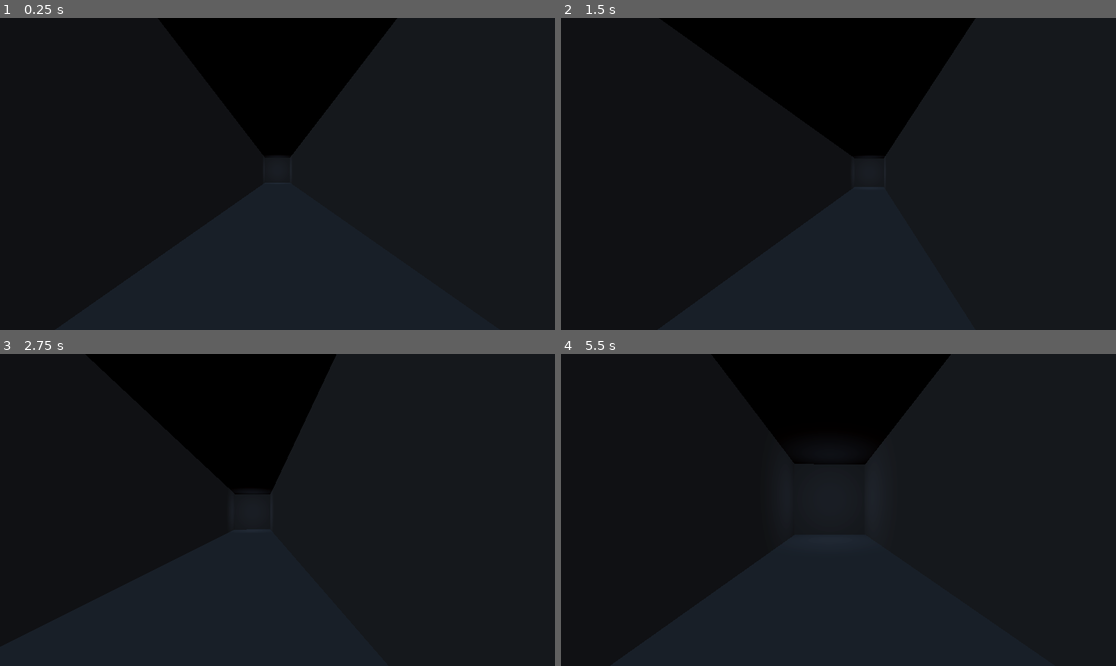
Above: before the commit, frames 1-4 (two rows, left to right).
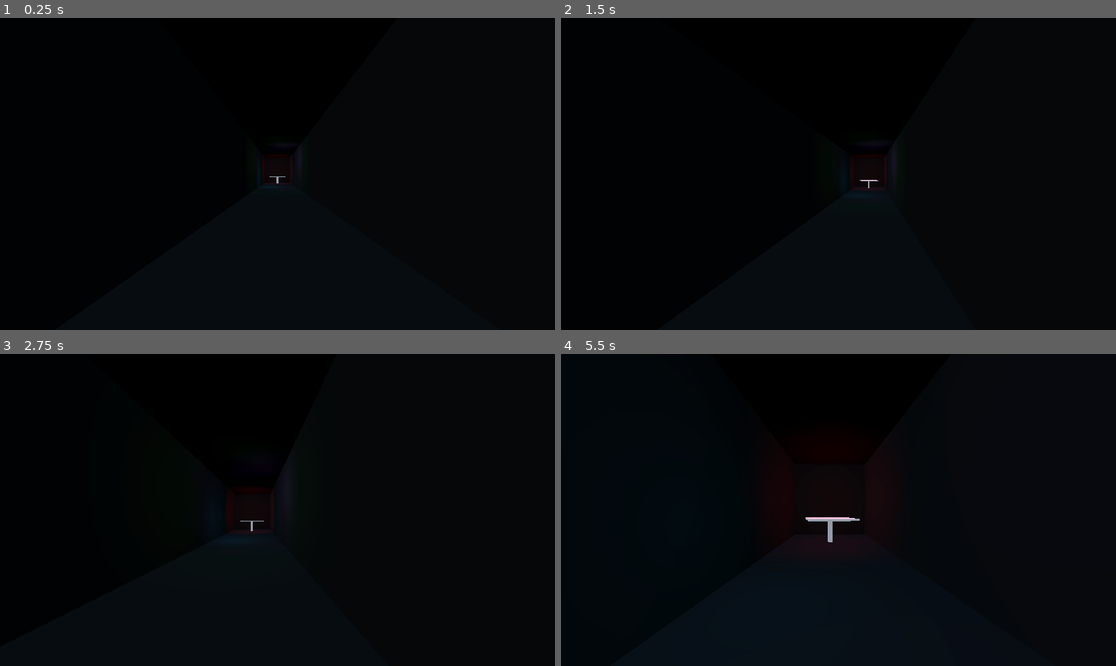
Above: after the commit, the same moments.

Repository: GriffinBaxter/No-Data-Provided
Game: Godot game, scene res://level.tscn
Same seed, same stepped clock (60 frames per second), same inputs: the game is played once before the commit and once after it. The project has no main scene, so this scene is started directly.
Inputs (mouse positions are in pixels of both pictures, inside the frame that each line leads up to):
- Up to frame 1 (0.25 s): no input
- Up to frame 2 (1.5 s): tap Enter at 0.5 s; move the mouse to (866, 174) at 0.52 s; hold W (forward) from 0.53 s (still down); tap Space (jump) at 0.77 s; move the mouse to (810, 174) at 1.27 s
- Up to frame 3 (2.75 s): keep holding W (forward); tap Space (jump) at 1.52 s; move the mouse to (288, 503) at 2.02 s
- Up to frame 4 (5.5 s): keep holding W (forward); move the mouse to (832, 516) at 2.77 s; tap Space (jump) at 3.02, 3.77, 4.52 s; move the mouse to (877, 513) at 3.52 s; move the mouse to (794, 506) at 4.27 s; move the mouse to (844, 510) at 5.02 s

The runs differ from the first frame. In frame 1, 0.1% of the frame differs, in the area x 47-53%, y 45-54%; in frame 2, 0.2%; in frame 3, 0.3%; in frame 4, 2.2%, in the area x 39-58%, y 34-64%.

Commit message:
Add table and more lights

Diff:
--- a/Materials/dark.tres
+++ b/Materials/dark.tres
@@ -1,7 +1,7 @@
 [gd_resource type="StandardMaterial3D" format=3 uid="uid://d35dbj777xdx3"]
 
 [resource]
-albedo_color = Color(0.176471, 0.176471, 0.176471, 1)
+albedo_color = Color(0, 0, 0, 1)
 anisotropy = 1.0
 ao_light_affect = 1.0
 heightmap_scale = 16.0
--- /dev/null
+++ b/Materials/light.tres
@@ -0,0 +1,3 @@
+[gd_resource type="StandardMaterial3D" format=3 uid="uid://dj6622xf07pv1"]
+
+[resource]
--- a/level.tscn
+++ b/level.tscn
@@ -1,7 +1,8 @@
-[gd_scene load_steps=9 format=3 uid="uid://b387ywruadsvn"]
+[gd_scene load_steps=10 format=3 uid="uid://b387ywruadsvn"]
 
 [ext_resource type="Script" path="res://Scripts/Player.gd" id="1_2b40y"]
 [ext_resource type="Material" uid="uid://d35dbj777xdx3" path="res://Materials/dark.tres" id="2_10e20"]
+[ext_resource type="Material" uid="uid://dj6622xf07pv1" path="res://Materials/light.tres" id="3_o1qfb"]
 
 [sub_resource type="ProceduralSkyMaterial" id="ProceduralSkyMaterial_vuur2"]
 sky_horizon_color = Color(0.64625, 0.65575, 0.67075, 1)
@@ -88,6 +89,40 @@
 mesh = SubResource("PlaneMesh_lcjhv")
 material = ExtResource("2_10e20")
 
-[node name="OmniLight3D" type="OmniLight3D" parent="."]
+[node name="Red Light" type="OmniLight3D" parent="."]
 transform = Transform3D(1, 0, 0, 0, 1, 0, 0, 0, 1, 0, 2.5, -35)
-light_color = Color(0.513726, 0.588235, 0.713726, 1)
+light_color = Color(1, 0.282353, 0.333333, 1)
+omni_range = 6.0
+
+[node name="Blue Light" type="OmniLight3D" parent="."]
+transform = Transform3D(1, 0, 0, 0, 1, 0, 0, 0, 1, -1, 1.5, -27.5)
+light_color = Color(0, 0.768627, 0.960784, 1)
+light_energy = 0.4
+omni_range = 6.0
+
+[node name="Purple Light" type="OmniLight3D" parent="."]
+transform = Transform3D(1, 0, 0, 0, 1, 0, 0, 0, 1, 1, 3.5, -23.5)
+light_color = Color(0.780392, 0.592157, 1, 1)
+light_energy = 0.4
+omni_range = 6.0
+
+[node name="Green Light" type="OmniLight3D" parent="."]
+transform = Transform3D(1, 0, 0, 0, 1, 0, 0, 0, 1, 0, 3, -19.5)
+light_color = Color(0.0862745, 0.839216, 0, 1)
+light_energy = 0.4
+omni_range = 6.0
+
+[node name="Table" type="Node3D" parent="."]
+transform = Transform3D(1, 0, 0, 0, 1, 0, 0, 0, 1, 0, 1, -34.5)
+
+[node name="Top" type="CSGBox3D" parent="Table"]
+transform = Transform3D(0.979575, 0, 0.201078, 0, 1, 0, -0.201078, 0, 0.979575, 0, 0.25, 0)
+use_collision = true
+size = Vector3(2.5, 0.1, 2.5)
+material = ExtResource("3_o1qfb")
+
+[node name="Leg" type="CSGBox3D" parent="Table"]
+transform = Transform3D(0.979575, 0, 0.201078, 0, 1, 0, -0.201078, 0, 0.979575, 0, -0.409, 0)
+use_collision = true
+size = Vector3(0.25, 1.17329, 0.25)
+material = ExtResource("3_o1qfb")
